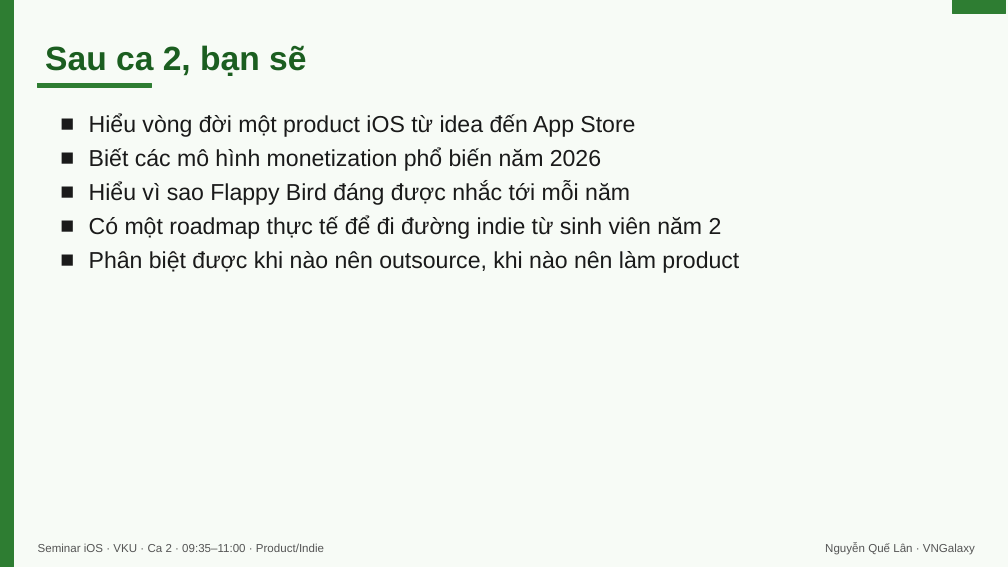
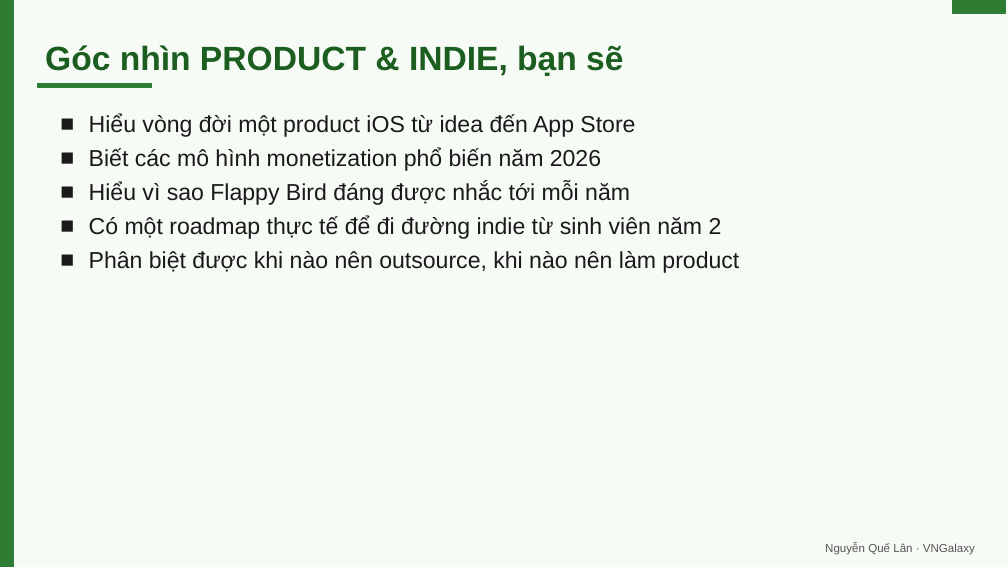
Before and after one commit to lantuyan/vku-semini-01, a slide deck: slide 4 of seminar-ios-vku-ca2.pptx (slide 3 before the commit). Drawn at 1008x567 pixels with LibreOffice and Linux fonts; fonts in the diff are those of the drawing. Boxes give left, top, right and bottom in pixels: in the first picture for what was removed or moved away, otherwise in the second. Text is boxed around its words. In the diff, an @@ line names an element or a change of style, - is before the commit and + after.

```diff
--- a/seminar-ios-vku-ca2.pptx
+++ b/seminar-ios-vku-ca2.pptx
@@ text at box(45, 45, 623, 76): text changed @@
-Sau ca 2, bạn sẽ
+Góc nhìn PRODUCT & INDIE, bạn sẽ
@@ text removed at box(38, 543, 324, 552) @@
-Seminar iOS · VKU · Ca 2 · 09:35–11:00 · Product/Indie
```
Also in this commit, not shown: 22 other slides changed, 8 slides added, 8 slides removed, 8 other files.
